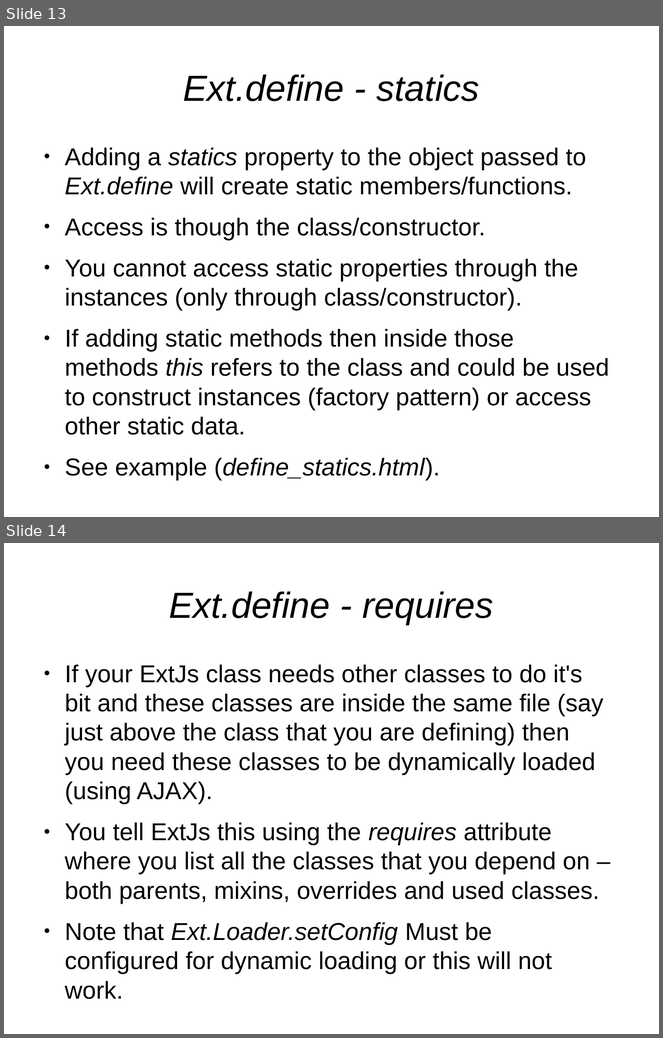
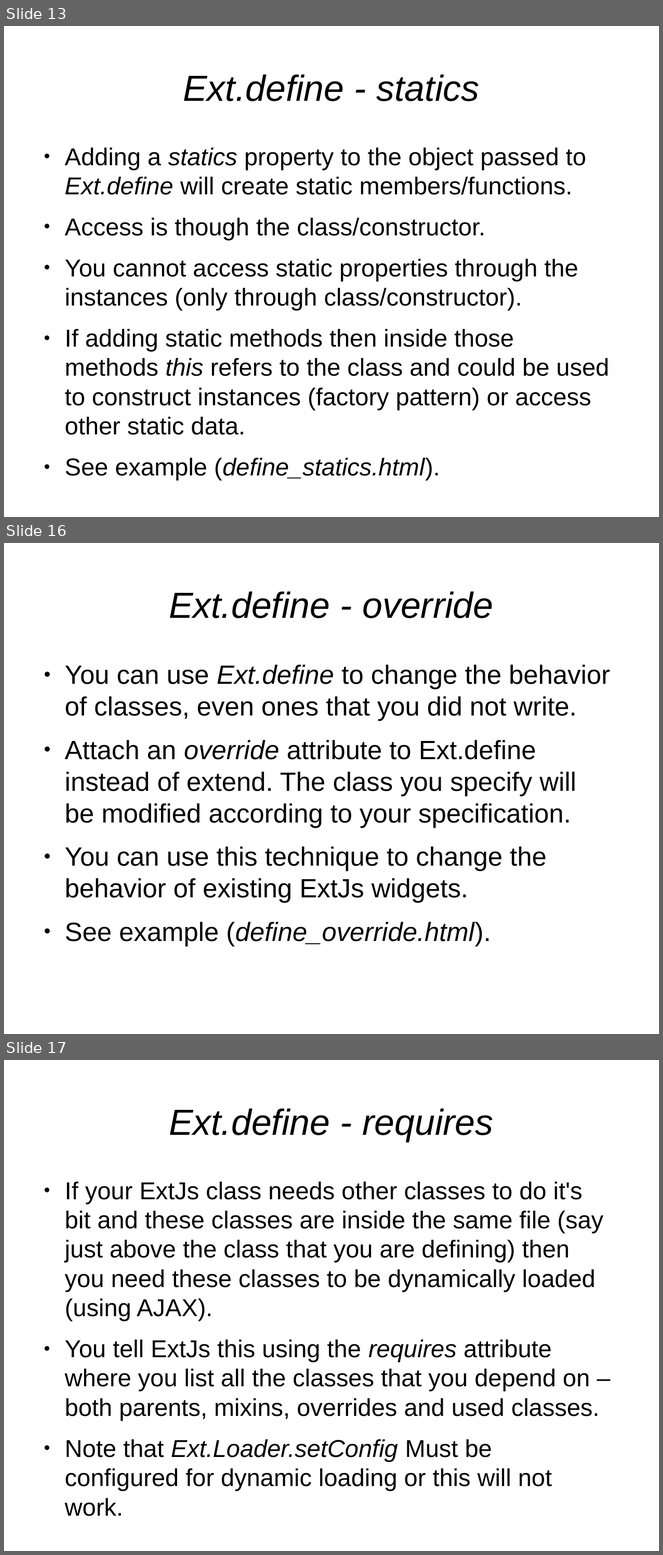
Before and after one commit to veltzer/demos, a slide deck: javascript/extjs/doc/extjs_oo.odp. Shown one above the other, each under a label of ours: slides 13 and 14 before the commit, slides 13, 16 and 17 after it; the slides between them are not shown. The pictures are 663x1038 and 663x1555 pixels, drawn with LibreOffice and Linux fonts; fonts in the diff are those of the drawing. Boxes give left, top, right and bottom in pixels: in the first picture for what was removed or moved away, otherwise in the second. Text is boxed around its words. In the diff, an @@ line names an element or a change of style, - is before the commit and + after.

Commit message:
override

```diff
--- a/javascript/extjs/doc/extjs_oo.odp
+++ b/javascript/extjs/doc/extjs_oo.odp
@@ slide 16 added at [4, 543, 659, 1034], background #FFFFFF @@
@@ title added at [169, 591, 493, 618], 44 pt, text #000000, italic @@
+Ext.define - override
@@ text added at [65, 665, 610, 947], 32 pt, text #000000 @@
+● You can use Ext.define to change the behavior of classes, even ones that you did not write.
+● Attach an override attribute to Ext.define instead of extend. The class you specify will be modified according to your specification.
+● You can use this technique to change the behavior of existing ExtJs widgets.
+● See example (define_override.html).
@@ what was slide 14 is now slide 17 @@
```
Also in this commit, not shown: 2 other slides added, 2 other files.
